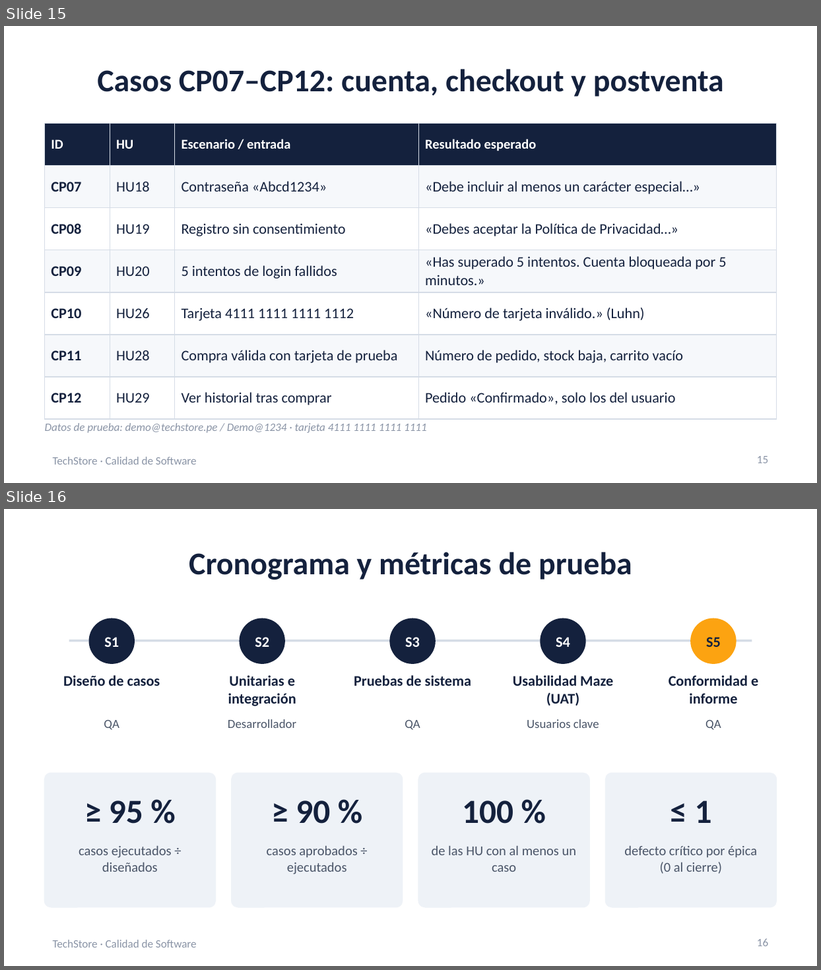
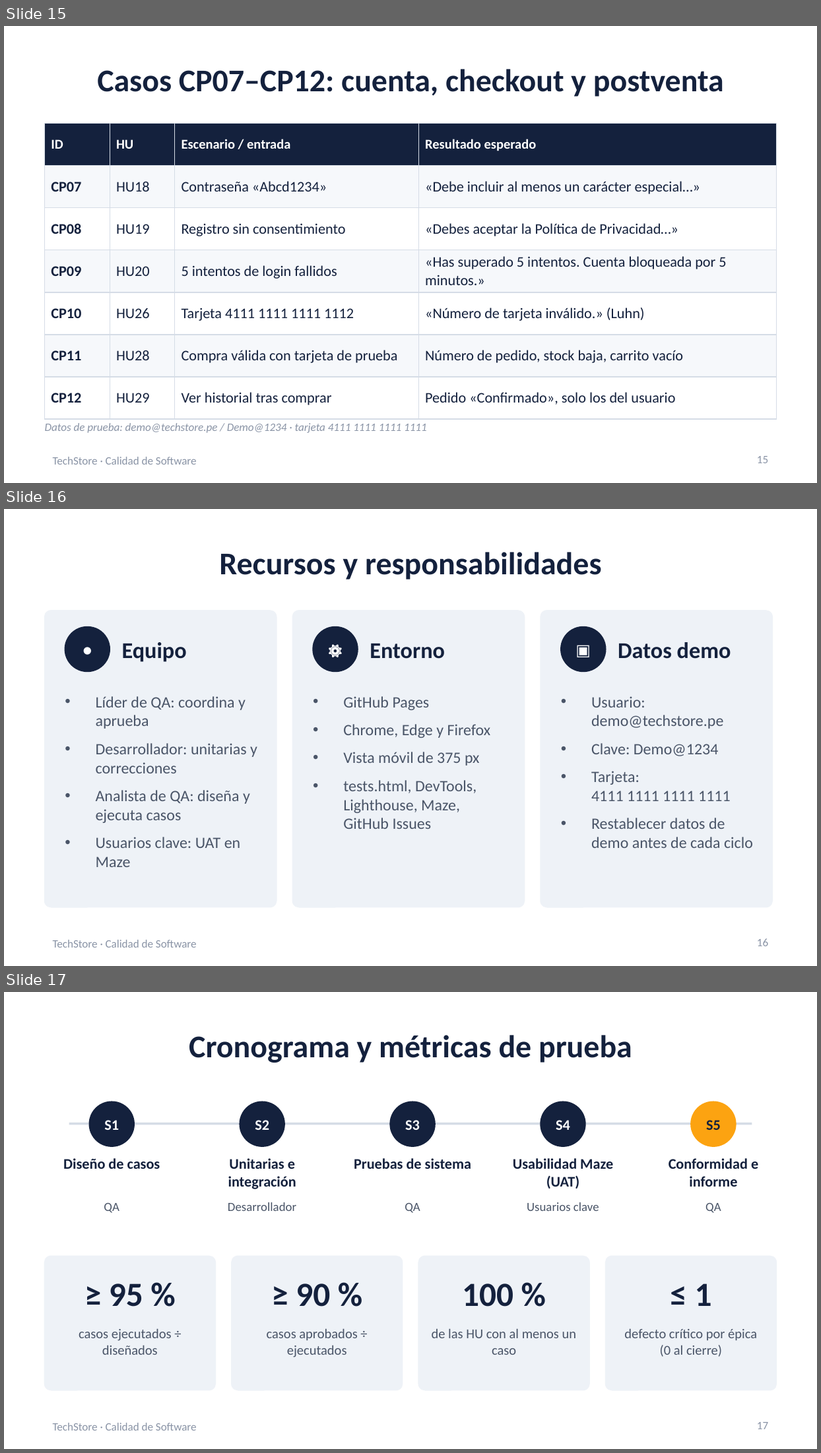
Before and after one commit to diegoaaron/calidadProyecto, a slide deck: docs/Esquema_Calidad_Pruebas_Conformidad.pptx. Shown one above the other, each under a label of ours: slides 15 and 16 before the commit, slides 15, 16 and 17 after it. The pictures are 821x970 and 821x1453 pixels, drawn with LibreOffice and Linux fonts; fonts in the diff are those of the drawing. Boxes give left, top, right and bottom in pixels: in the first picture for what was removed or moved away, otherwise in the second. Text is boxed around its words. In the diff, an @@ line names an element or a change of style, - is before the commit and + after.

```diff
--- a/docs/Esquema_Calidad_Pruebas_Conformidad.pptx
+++ b/docs/Esquema_Calidad_Pruebas_Conformidad.pptx
@@ slide 16 added at box(4, 509, 817, 966), background #FFFFFF; not listed: 1 template element that a slide beside it also shows @@
@@ title added at box(219, 552, 601, 580), 28 pt, text #14213D, bold @@
+Recursos y responsabilidades
@@ rounded rectangle added at box(45, 611, 277, 908), fill #EEF2F7, outline #EEF2F7 1 pt @@
@@ ellipse added at box(65, 627, 110, 671), fill #14213D, outline #14213D 1 pt @@
@@ text added at box(65, 627, 110, 671), 14 pt, text #FFFFFF, bold @@
+●
@@ rounded rectangle added at box(292, 611, 524, 908), fill #EEF2F7, outline #EEF2F7 1 pt @@
@@ ellipse added at box(313, 627, 358, 671), fill #14213D, outline #14213D 1 pt @@
@@ text added at box(313, 627, 358, 671), 14 pt, text #FFFFFF, bold @@
+⚙
@@ rounded rectangle added at box(541, 611, 772, 908), fill #EEF2F7, outline #EEF2F7 1 pt @@
@@ ellipse added at box(561, 627, 606, 671), fill #14213D, outline #14213D 1 pt @@
@@ text added at box(561, 627, 606, 671), 14 pt, text #FFFFFF, bold @@
+▣
@@ text added at box(122, 642, 187, 662), 20 pt, text #14213D, bold @@
+Equipo
@@ text added at box(370, 643, 445, 659), 20 pt, text #14213D, bold @@
+Entorno
@@ text added at box(618, 642, 731, 659), 20 pt, text #14213D, bold @@
+Datos demo
@@ text added at box(96, 696, 257, 867), 14 pt, text #4A5568 @@
+• Líder de QA: coordina y aprueba
+• Desarrollador: unitarias y correcciones
+• Analista de QA: diseña y ejecuta casos
+• Usuarios clave: UAT en Maze
@@ text added at box(343, 696, 491, 829), 14 pt, text #4A5568 @@
+• GitHub Pages
+• Chrome, Edge y Firefox
+• Vista móvil de 375 px
+• tests.html, DevTools, Lighthouse, Maze, GitHub Issues
@@ text added at box(591, 696, 753, 848), 14 pt, text #4A5568 @@
+• Usuario: demo@techstore.pe
+• Clave: Demo@1234
+• Tarjeta:
+  4111 1111 1111 1111
+• Restablecer datos de demo antes de cada ciclo
@@ page number added at box(757, 939, 768, 947), 10 pt, text #8A94A6 @@
+16
@@ what was slide 16 is now slide 17 @@
@@ page number at box(757, 1422, 768, 1430): text changed @@
-16
+17
```
Also in this commit, not shown: 4 slides changed, 1 other slide added, 3 other files.
